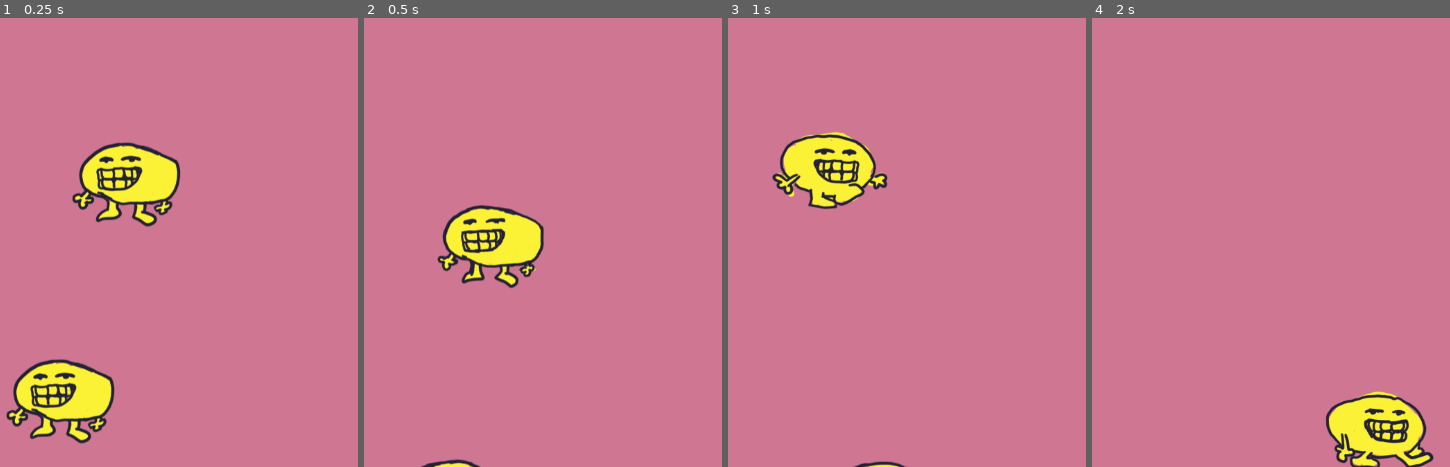
Above: before the commit, frames 1-4 (left to right).
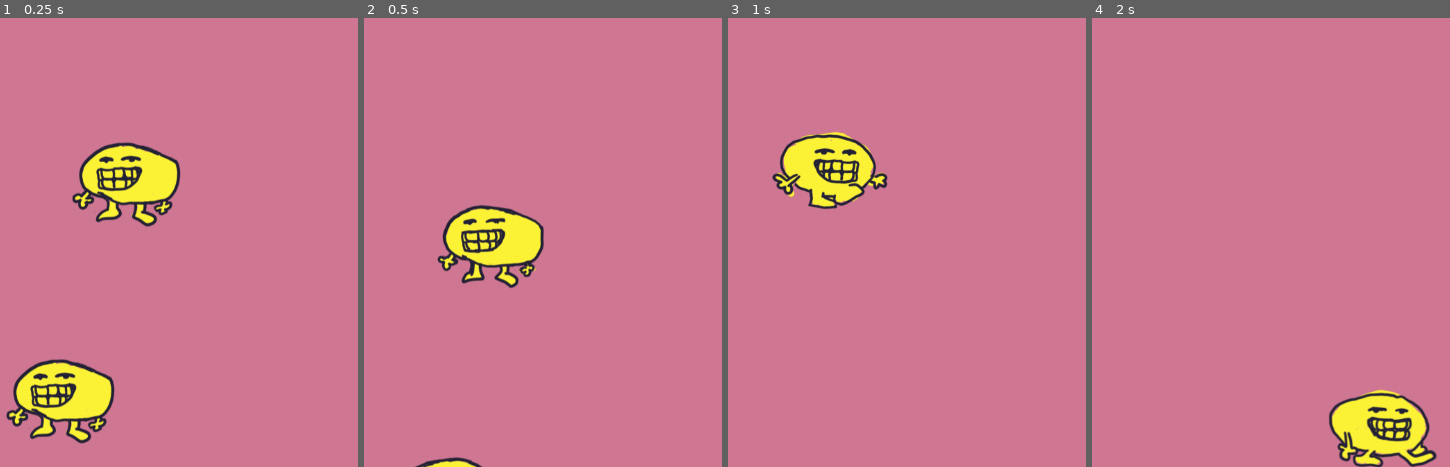
Above: after the commit, the same moments.

Repository: JCoMcL/gourt-game
Game: Godot game, scene res://test-level.tscn
Same seed, same stepped clock (60 frames per second), same inputs: the game is played once before the commit and once after it.
Inputs:
- Up to frame 1 (0.25 s): no input
- Up to frame 2 (0.5 s): no input
- Up to frame 3 (1 s): hold Right (go right) from 0.53 s (still down); hold Space (break stack) from 0.53 s (still down)
- Up to frame 4 (2 s): keep holding Right (go right); release Space (break stack) at 1.28 s; tap Space (break stack) at 1.35 s

Frame 1 is identical in both runs. In frame 2, 0.2% of the frame differs, in the area x 14-33%, y 97-100%; in frame 3, 0.1%; in frame 4, 2.1%, in the area x 65-97%, y 82-100%.

Commit message:
perfect the snap_to function and clean up some vestigial prints

Diff:
--- a/gourt.gd
+++ b/gourt.gd
@@ -27,7 +27,7 @@
 		return Direction.DOWN
 	if test_spread(angle, 20, 340):
 		return Direction.LEFT
-	print("get_direction returned nothing")
+	return Direction.NONE
 
 func pretty_direction(i:int):
 	return Direction.keys()[i]
@@ -72,10 +72,8 @@
 		triangular_distribution(-1, -2)
 	) * impulse_scale
 
-var walk_target: float
-func snap_to(target:Vector2, delta:float, snappiness:float = 1000):
-	velocity = velocity.move_toward((target - position) * 15, snappiness)
-	debug_print("Snap to %v. Result: %v" % [target, velocity])
+func snap_to(target:Vector2, delta:float, snappiness:float = 600, sharpness:float = 0.3):
+	velocity = velocity.move_toward((target - position) * sharpness / delta, snappiness)
 
 func get_move_input() -> float:
 	if foot_friend:
@@ -85,6 +83,8 @@
 func _input(ev: InputEvent) -> void:
 	if ev.is_action_pressed("break stack") && foot_friend:
 		break_stack(200)
+
+var walk_target: float
 
 func _process(delta: float) -> void:
 	set_facing(x_direction( velocity.x if foot_friend else walk_target ))
